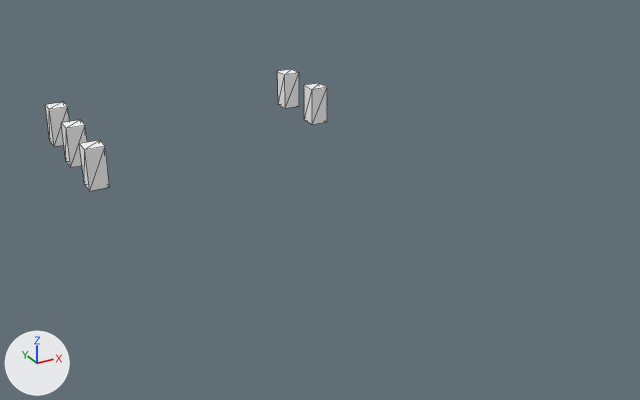
The glTF model cf2_col_r_fizzy.glb, before and after one commit.
Rendered twice from a camera (50 mm lens) standing at (-107.7, -84.5, 68.2) and looking at (-53.8, 13.4, 19.2). Lighting does not change. The marker at lower left points along +X, +Y and +Z. The older version comes first. Mesh edges are drawn as thin lines. Vertices at exactly the same position are counted once.

The first picture shows 'cf2_col_r_fizzy'.
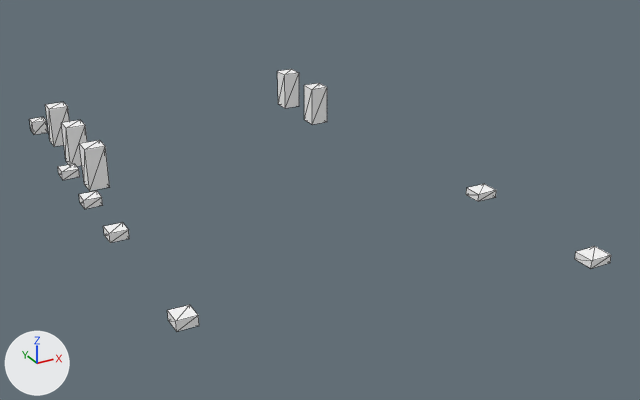
What changed in the scene script:
```text
Change me_cf2_col_r_fizzy:
    used by ob_cf2_col_r_fizzy; location = (0.0, 0.0, 0.0)
    remove me_cf2_col_r_fizzy.from_pydata(...)  # 40 vertices, 60 faces; spans x -81.4..-38.6, y 28.6..51.4, z 20.6..26.6
    add me_cf2_col_r_fizzy.from_pydata(...)  # 96 vertices, 144 faces; spans x -83.6..-34.1, y -21.1..57.9, z 20.6..26.6
    me_cf2_col_r_fizzy part 1: a new loose piece, a box spanning x -83.6..-81.2, y 34.3..36.7, z 20.6..21.8, in mat_col (white #ffffff)
    me_cf2_col_r_fizzy part 2: a new loose piece, a box spanning x -37.1..-34.1, y 0.2..2.8, z 20.6..21.6, in mat_col (white #ffffff)
    me_cf2_col_r_fizzy part 3: a new loose piece, a box spanning x -83.6..-81.2, y -11.1..-8.6, z 20.6..21.8, in mat_col (white #ffffff)
    me_cf2_col_r_fizzy part 4: a new loose piece, a box spanning x -83.6..-81.2, y 11.6..14.0, z 20.6..21.8, in mat_col (white #ffffff)
    me_cf2_col_r_fizzy part 5: a new loose piece, a box spanning x -83.6..-81.2, y 23.0..25.4, z 20.6..21.8, in mat_col (white #ffffff)
    me_cf2_col_r_fizzy part 6: a new loose piece, a box spanning x -37.7..-34.7, y -21.1..-18.5, z 20.6..21.6, in mat_col (white #ffffff)
    me_cf2_col_r_fizzy part 7: a new loose piece, a box spanning x -82.9..-80.7, y 55.7..57.9, z 20.6..22.6, in mat_col (white #ffffff)
```

Changed parts and their boxes (x1, y1, x2, y2) in the pictures (640 x 400 px):
'cf2_col_r_fizzy', reshaped (106% wider, 115% taller)
    before: (45, 69, 327, 191)
    after: (29, 69, 611, 332)
part 1 of me_cf2_col_r_fizzy, added
    after: (58, 164, 80, 180)
part 2 of me_cf2_col_r_fizzy, added
    after: (466, 184, 496, 201)
part 3 of me_cf2_col_r_fizzy, added
    after: (167, 305, 199, 332)
part 4 of me_cf2_col_r_fizzy, added
    after: (103, 222, 129, 243)
part 5 of me_cf2_col_r_fizzy, added
    after: (79, 191, 103, 209)
part 6 of me_cf2_col_r_fizzy, added
    after: (575, 246, 611, 269)
part 7 of me_cf2_col_r_fizzy, added
    after: (29, 117, 48, 135)
